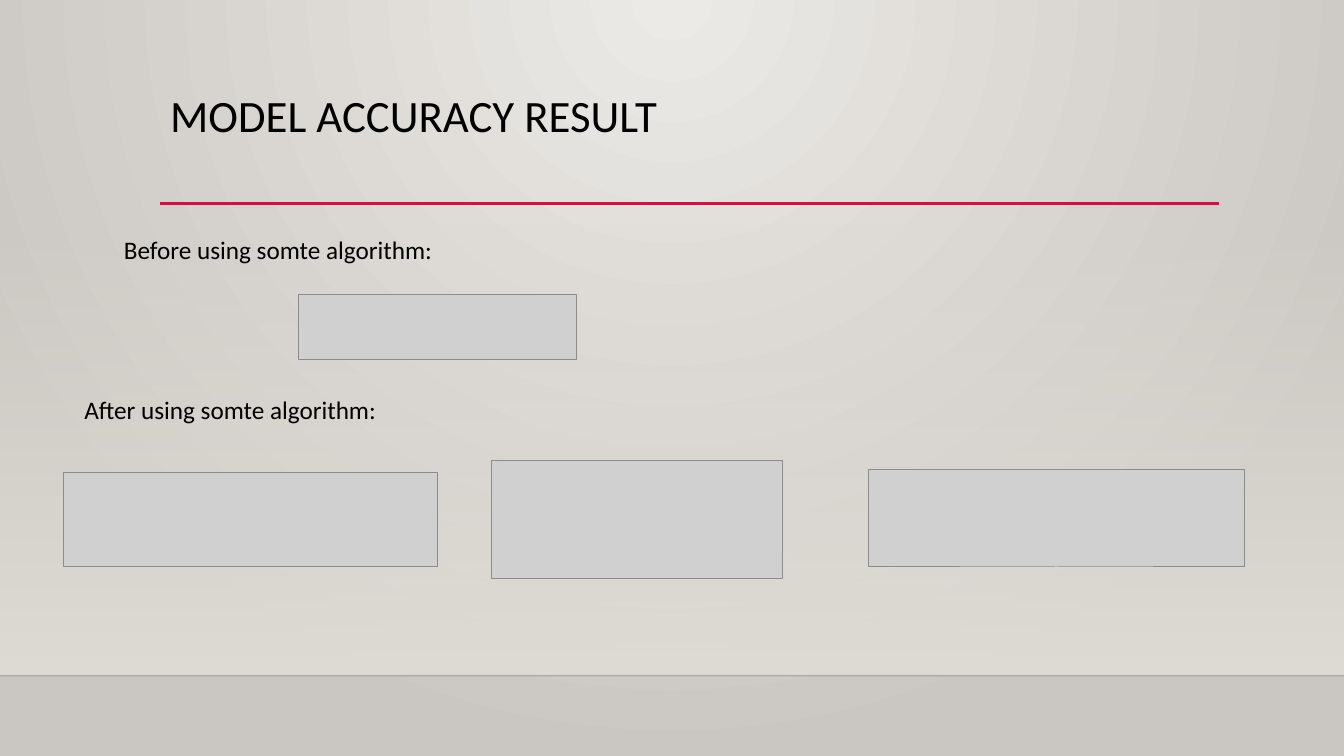
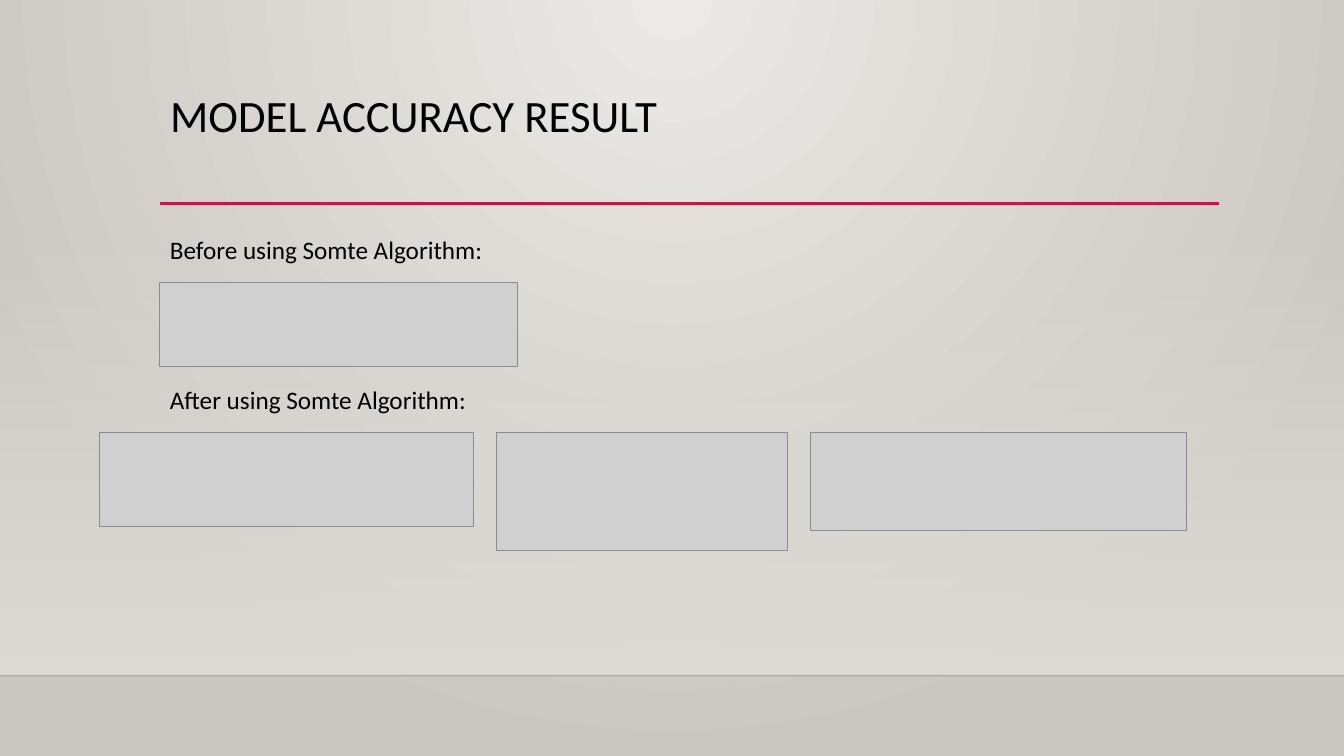
Before and after one commit to MAQI-SHI/CSYE-7200-Final-Project-Team-6, a slide deck: slide 15 of finalPresentation.pptx (slide 12 before the commit). Drawn at 1344x756 pixels with LibreOffice and Linux fonts; fonts in the diff are those of the drawing; grey boxes stand for pictures; background and template pictures are left out. Boxes give left, top, right and bottom in pixels: in the first picture for what was removed or moved away, otherwise in the second. Text is boxed around its words. In the diff, an @@ line names an element or a change of style, - is before the commit and + after.

```diff
--- a/finalPresentation.pptx
+++ b/finalPresentation.pptx
@@ text at box(170, 241, 482, 264): text changed @@
-Before using somte algorithm:
+Before using Somte Algorithm:
@@ picture: place and size @@
-picture at box(298, 294, 577, 360)
+picture at box(160, 282, 518, 366)
@@ text at box(170, 391, 465, 414): text changed @@
-After using somte algorithm:
+After using Somte Algorithm:
@@ picture: place and size @@
-picture at box(64, 473, 438, 568)
+picture at box(100, 433, 474, 527)
@@ picture: place and size @@
-picture at box(492, 461, 783, 579)
+picture at box(497, 433, 788, 551)
@@ picture: place and size @@
-picture at box(869, 470, 1245, 568)
+picture at box(811, 433, 1187, 530)
```
Also in this commit, not shown: 8 other slides changed, 1 other file.
